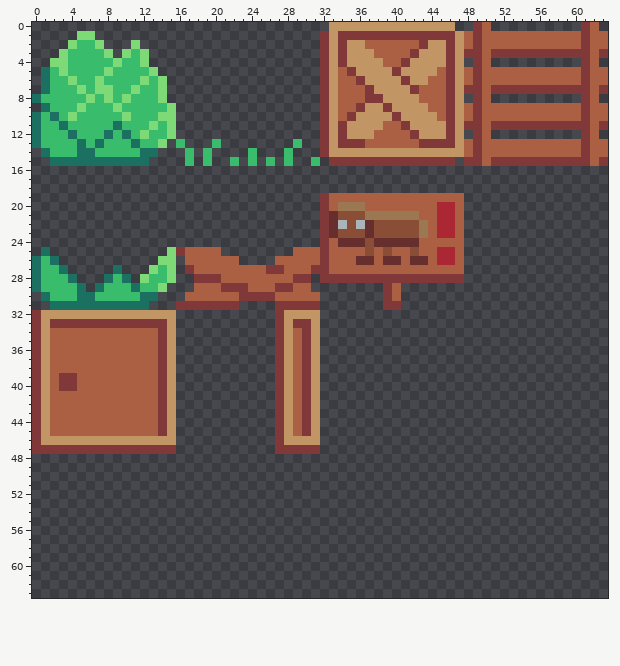
Pixel-art sprite: Assets/Sprites/EnvironmentAtlas.png. Above is the file before it was changed.
The file is 64x64 pixels.
And afterwards:
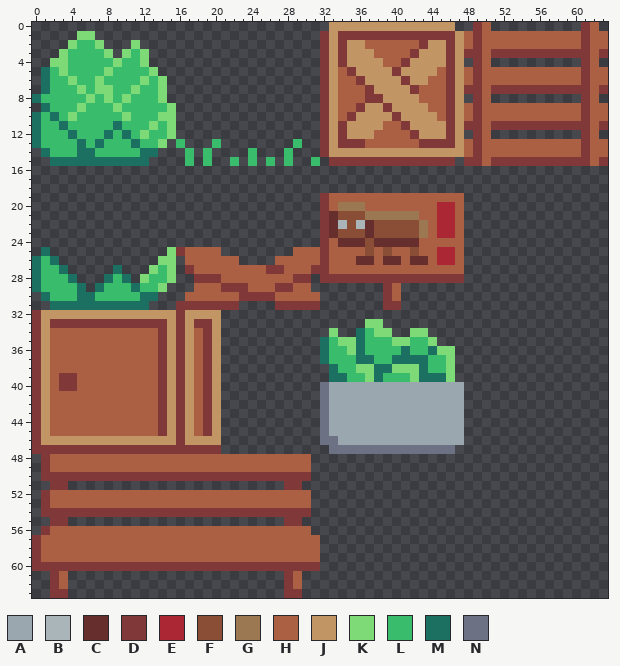
Palette (. is transparent): A #9aa7ae  B #a9b5b9  C #672e2e  D #803838  E #ab2734  F #8a4e37  G #9c7852  H #ab6044  J #c29565  K #7ed977  L #39bd6d  M #1b7062  N #6c7284
What changed:
@@ x 0..63 @@
 31 ..MMMMMMMMMMM...DDDDDDD....DDDDD.......DD.......................
-32 DJJJJJJJJJJJJJJJ...........DJJJJ................................
-33 DJDDDDDDDDDDDDDJ...........DJDDJ................................
-34 DJHHHHHHHHHHHHDJ...........DJHDJ................................
-35 DJHHHHHHHHHHHHDJ...........DJHDJ................................
-36 DJHHHHHHHHHHHHDJ...........DJHDJ................................
-37 DJHHHHHHHHHHHHDJ...........DJHDJ................................
-38 DJHHHHHHHHHHHHDJ...........DJHDJ................................
-39 DJHDDHHHHHHHHHDJ...........DJHDJ................................
-40 DJHDDHHHHHHHHHDJ...........DJHDJ................................
-41 DJHHHHHHHHHHHHDJ...........DJHDJ................................
-42 DJHHHHHHHHHHHHDJ...........DJHDJ................................
-43 DJHHHHHHHHHHHHDJ...........DJHDJ................................
-44 DJHHHHHHHHHHHHDJ...........DJHDJ................................
-45 DJHHHHHHHHHHHHDJ...........DJHDJ................................
-46 DJJJJJJJJJJJJJJJ...........DJJJJ................................
-47 DDDDDDDDDDDDDDDD...........DDDDD................................
-48 ................................................................
-49 ................................................................
-50 ................................................................
-51 ................................................................
-52 ................................................................
-53 ................................................................
-54 ................................................................
-55 ................................................................
-56 ................................................................
-57 ................................................................
-58 ................................................................
-59 ................................................................
-60 ................................................................
-61 ................................................................
-62 ................................................................
-63 ................................................................
+32 DJJJJJJJJJJJJJJJDJJJJ...........................................
+33 DJDDDDDDDDDDDDDJDJDDJ................KK.........................
+34 DJHHHHHHHHHHHHDJDJHDJ............K..MLKK..KK....................
+35 DJHHHHHHHHHHHHDJDJHDJ...........MLKKMLLLKKLLK...................
+36 DJHHHHHHHHHHHHDJDJHDJ...........MLLKMLLLLMLLMKK.................
+37 DJHHHHHHHHHHHHDJDJHDJ...........MLLLMMLLMMMMLLK.................
+38 DJHHHHHHHHHHHHDJDJHDJ............MLLKKMMKKKMLLK.................
+39 DJHDDHHHHHHHHHDJDJHDJ............MMLLKMLLLKMMMK.................
+40 DJHDDHHHHHHHHHDJDJHDJ...........NAAAAAAAAAAAAAAA................
+41 DJHHHHHHHHHHHHDJDJHDJ...........NAAAAAAAAAAAAAAA................
+42 DJHHHHHHHHHHHHDJDJHDJ...........NAAAAAAAAAAAAAAA................
+43 DJHHHHHHHHHHHHDJDJHDJ...........NAAAAAAAAAAAAAAA................
+44 DJHHHHHHHHHHHHDJDJHDJ...........NAAAAAAAAAAAAAAA................
+45 DJHHHHHHHHHHHHDJDJHDJ...........NAAAAAAAAAAAAAAA................
+46 DJJJJJJJJJJJJJJJDJJJJ...........NNAAAAAAAAAAAAAA................
+47 DDDDDDDDDDDDDDDDDDDDD............NNNNNNNNNNNNNN.................
+48 .DHHHHHHHHHHHHHHHHHHHHHHHHHHHHH.................................
+49 .DHHHHHHHHHHHHHHHHHHHHHHHHHHHHH.................................
+50 .DDDDDDDDDDDDDDDDDDDDDDDDDDDDDD.................................
+51 ..DD........................DD..................................
+52 .DHHHHHHHHHHHHHHHHHHHHHHHHHHHHH.................................
+53 .DHHHHHHHHHHHHHHHHHHHHHHHHHHHHH.................................
+54 .DDDDDDDDDDDDDDDDDDDDDDDDDDDDDD.................................
+55 ..DD........................DD..................................
+56 .DHHHHHHHHHHHHHHHHHHHHHHHHHHHHH.................................
+57 DHHHHHHHHHHHHHHHHHHHHHHHHHHHHHHH................................
+58 DHHHHHHHHHHHHHHHHHHHHHHHHHHHHHHH................................
+59 DHHHHHHHHHHHHHHHHHHHHHHHHHHHHHHH................................
+60 DDDDDDDDDDDDDDDDDDDDDDDDDDDDDDDD................................
+61 ..DH........................DH..................................
+62 ..DH........................DH..................................
+63 ..DD........................DD..................................
Changed places in both pictures, as pixel boxes (x1, y1, x2, y2):
changed: (32, 310, 464, 598)
